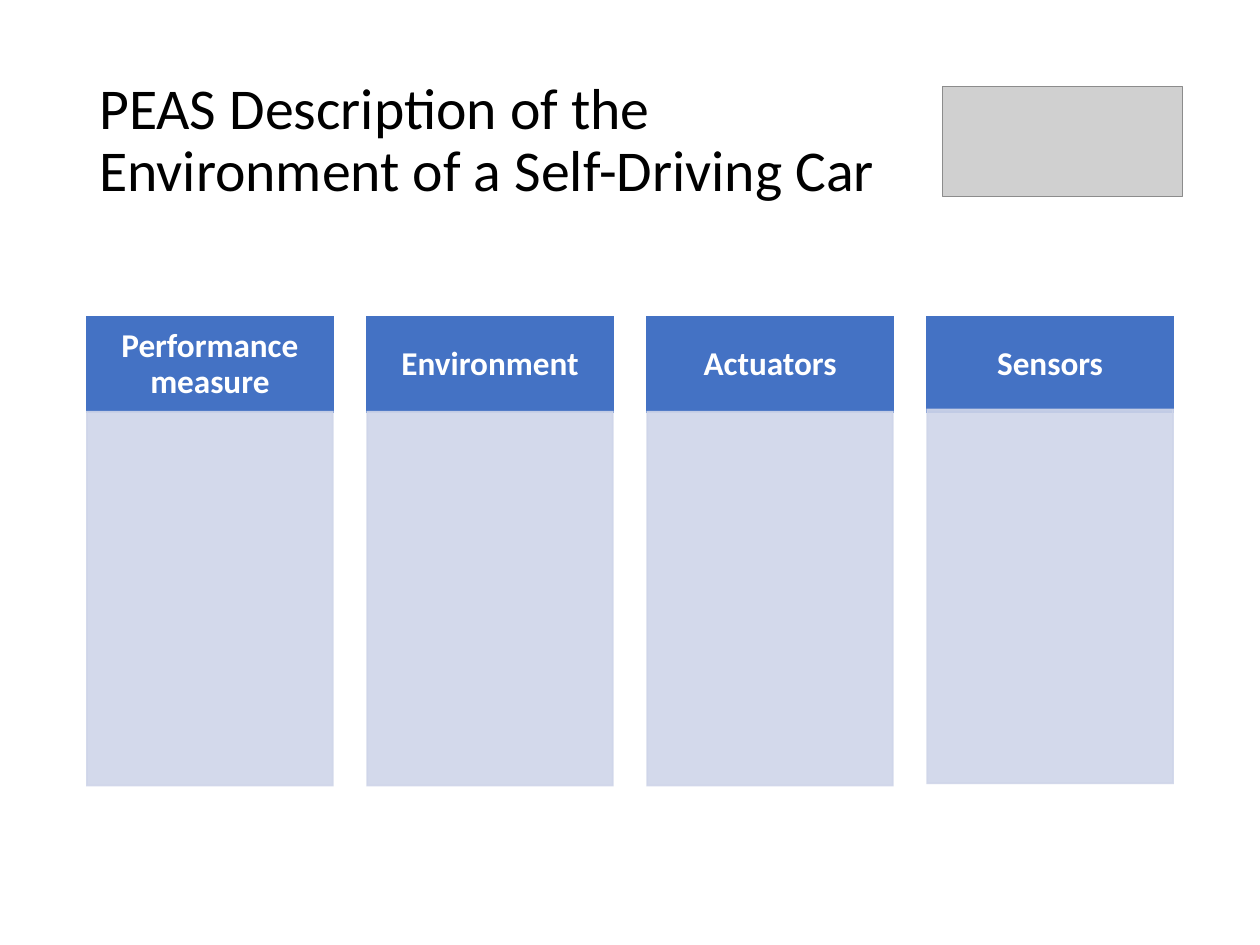
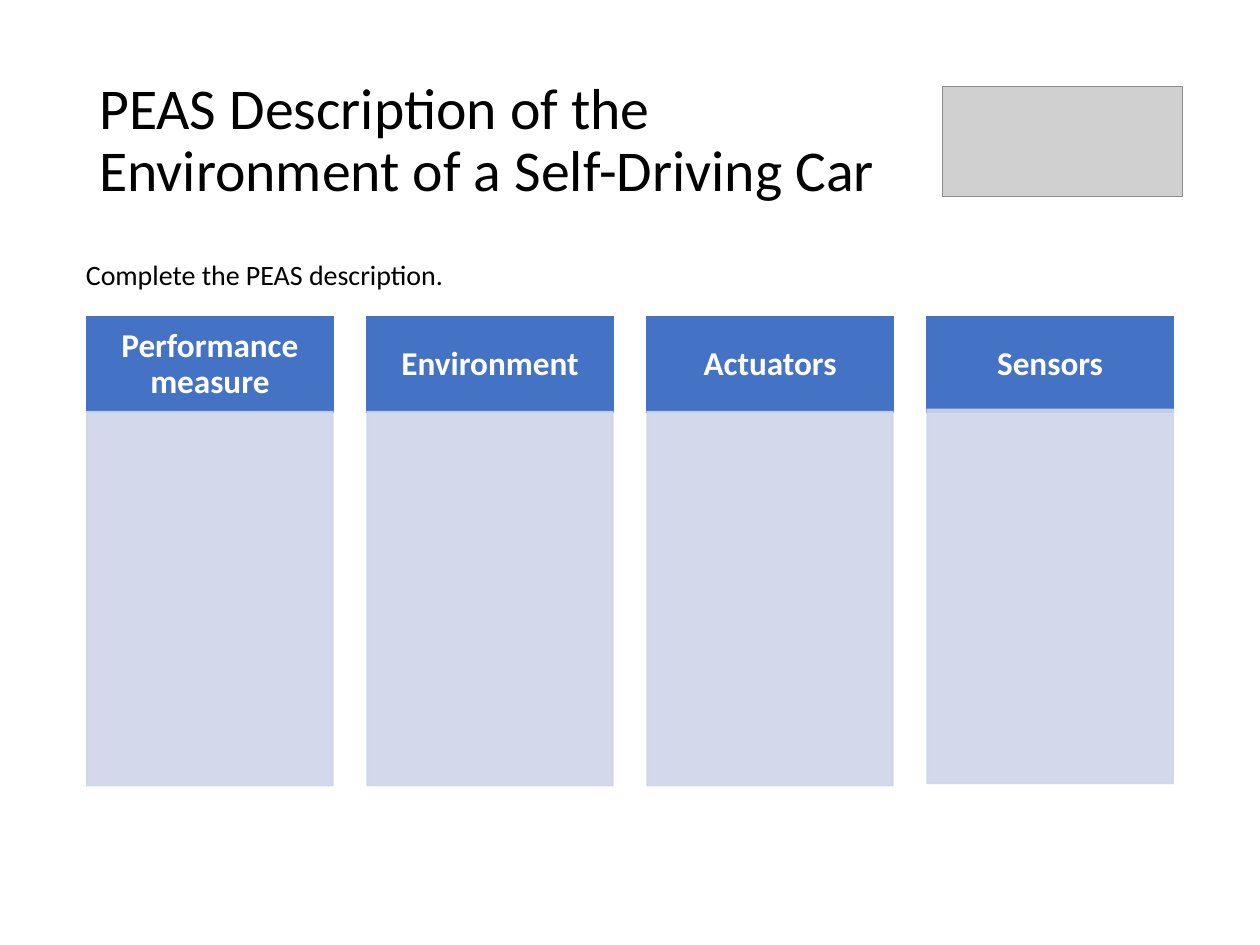
Before and after one commit to mhahsler/CS7320-AI, a slide deck: slide 4 of slides/02_agents_discussion.pptx. Drawn at 1260x945 pixels with LibreOffice and Linux fonts; fonts in the diff are those of the drawing; grey boxes stand for pictures. Boxes give left, top, right and bottom in pixels: in the first picture for what was removed or moved away, otherwise in the second. Text is boxed around its words. In the diff, an @@ line names an element or a change of style, - is before the commit and + after.

```diff
--- a/slides/02_agents_discussion.pptx
+++ b/slides/02_agents_discussion.pptx
@@ text added at [86,265,443,290], 16 pt, text #000000 @@
+Complete the PEAS description.
```
Also in this commit, not shown: 6 other slides changed, 3 other files.
